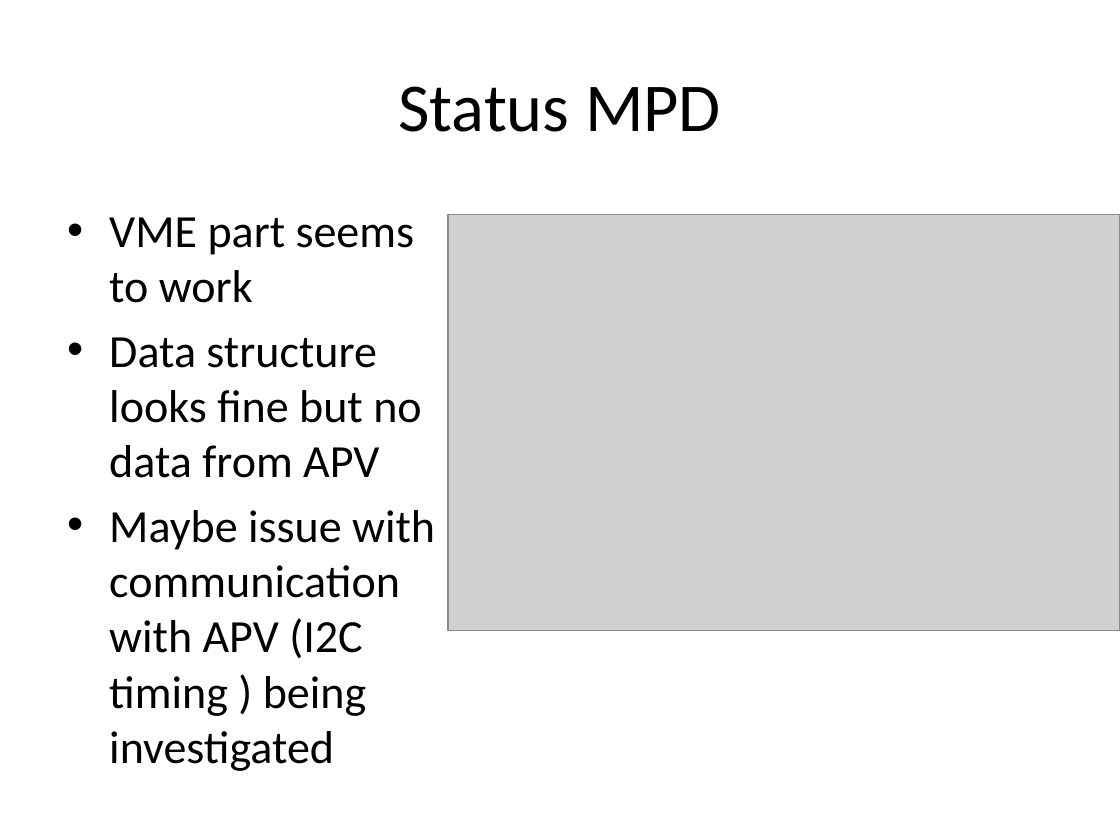
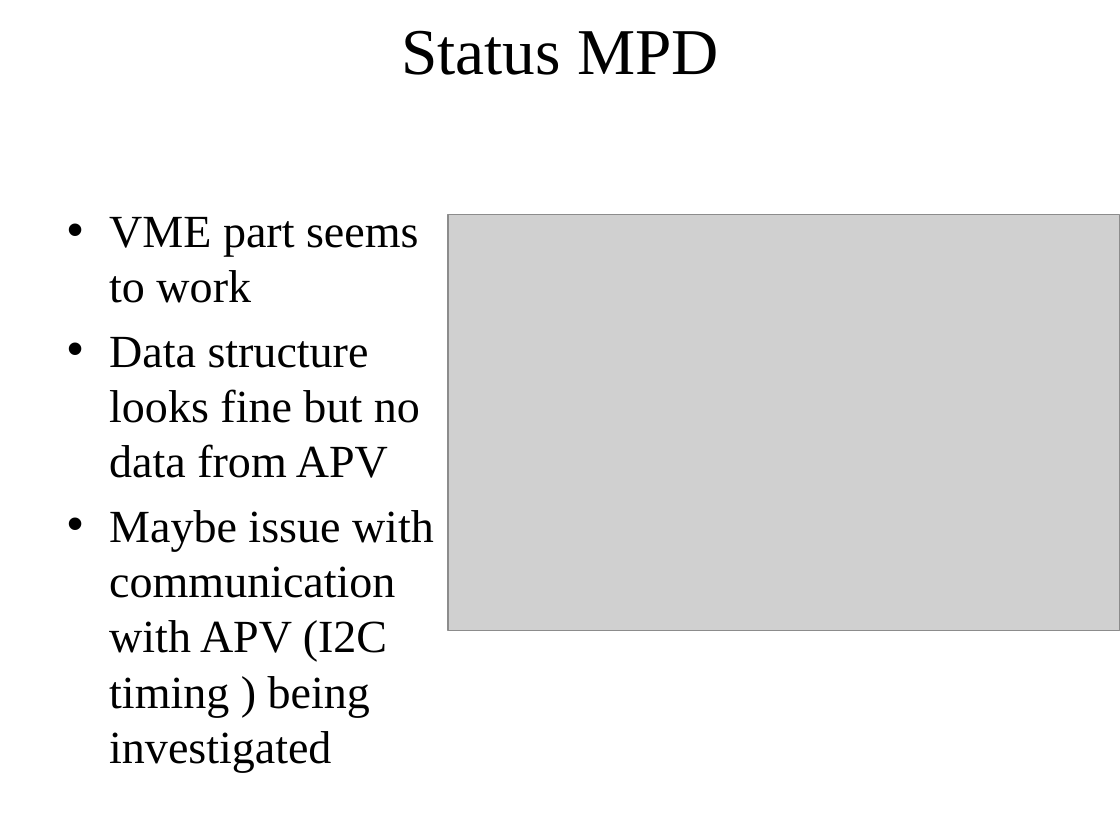
Before and after one commit to bmoffit/sbsdaq, a slide deck: slide 16 of 2015_DOE_Review/SuperBigBite DAQ update-Oct-20-2015.pptx. Drawn at 1120x840 pixels with LibreOffice and Linux fonts; fonts in the diff are those of the drawing; grey boxes stand for pictures; background and template pictures are left out. Boxes give left, top, right and bottom in pixels: in the first picture for what was removed or moved away, otherwise in the second. Text is boxed around its words. In the diff, an @@ line names an element or a change of style, - is before the commit and + after.

Commit message:
Switch to JLab template. Fix a few typos. First shot at having consistent font.

```diff
--- a/2015_DOE_Review/SuperBigBite DAQ update-Oct-20-2015.pptx
+++ b/2015_DOE_Review/SuperBigBite DAQ update-Oct-20-2015.pptx
@@ title "Status MPD": place and size @@
-title "Status MPD" at [398, 86, 721, 132]
+title "Status MPD" at [401, 30, 719, 75]
@@ title "Status MPD" at [401, 30, 719, 75]: size 44 to 42 pt, font Calibri to Times New Roman @@
@@ text "VME part seems to work" at [109, 217, 434, 772]: font Calibri to Times New Roman @@
```
Also in this commit, not shown: 18 other slides changed.
